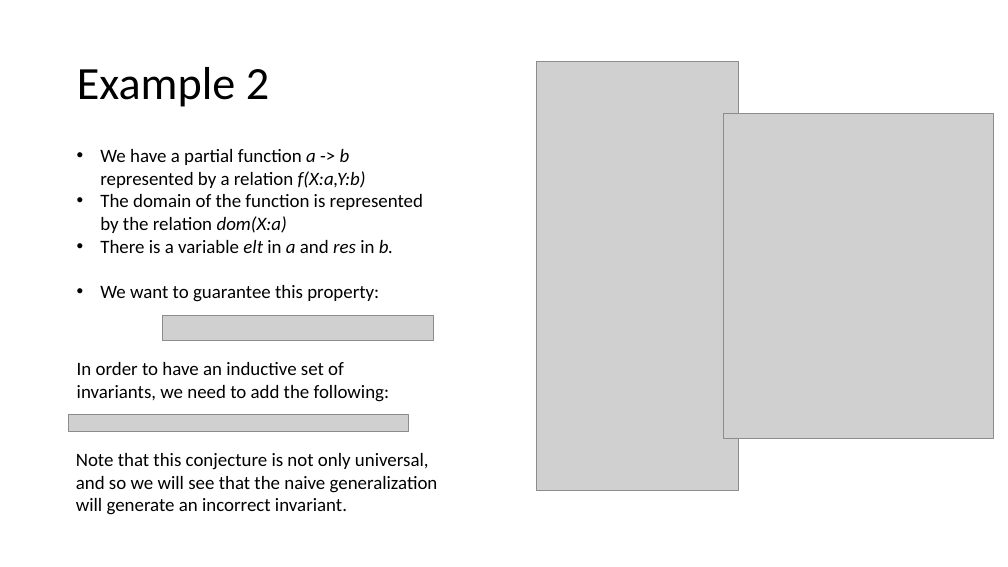
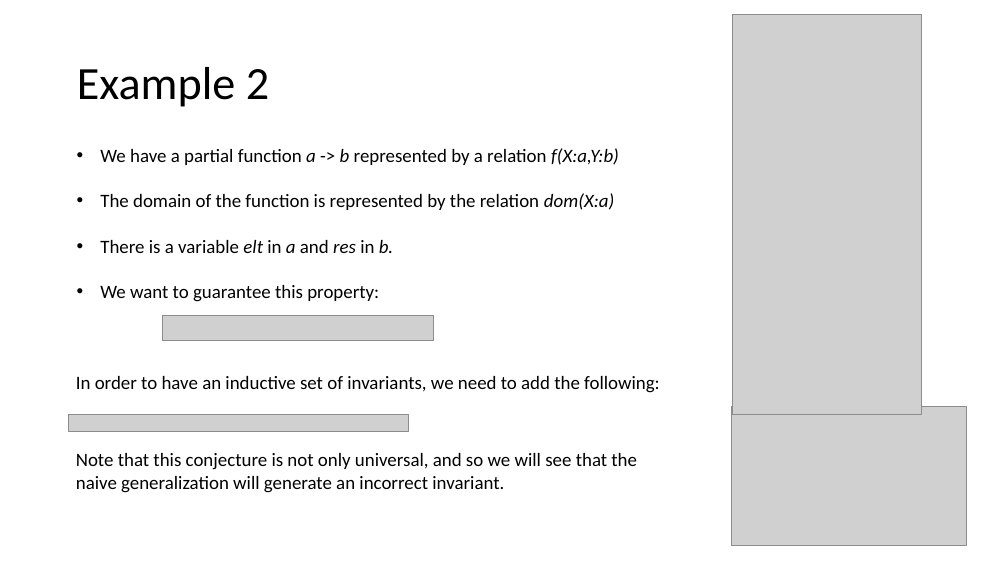
Before and after one commit to tjhance/ivy-research, a slide deck: slide 13 of invariant_synthesis/Invariant Synthesis.pptx. Drawn at 1008x567 pixels with LibreOffice and Linux fonts; fonts in the diff are those of the drawing; grey boxes stand for pictures. Boxes give left, top, right and bottom in pixels: in the first picture for what was removed or moved away, otherwise in the second. Text is boxed around its words. In the diff, an @@ line names an element or a change of style, - is before the commit and + after.

```diff
--- a/invariant_synthesis/Invariant Synthesis.pptx
+++ b/invariant_synthesis/Invariant Synthesis.pptx
@@ picture: place and size @@
-picture at (537, 62, 740, 491)
+picture at (733, 14, 922, 414)
@@ picture removed at (723, 113, 994, 438) @@
@@ text "We have a partial function ..." rewrapped from (100, 149, 423, 302) to (100, 148, 619, 302) @@
@@ text "In order to have an ..." rewrapped from (77, 362, 390, 402) to (76, 376, 660, 393) @@
@@ picture added at (731, 407, 966, 546) @@
@@ text "Note that this conjecture is ..." rewrapped from (76, 453, 438, 515) to (76, 453, 637, 493) @@
```
Also in this commit, not shown: 10 other slides changed, 13 slides added, 1 slide removed, 1 other file.
